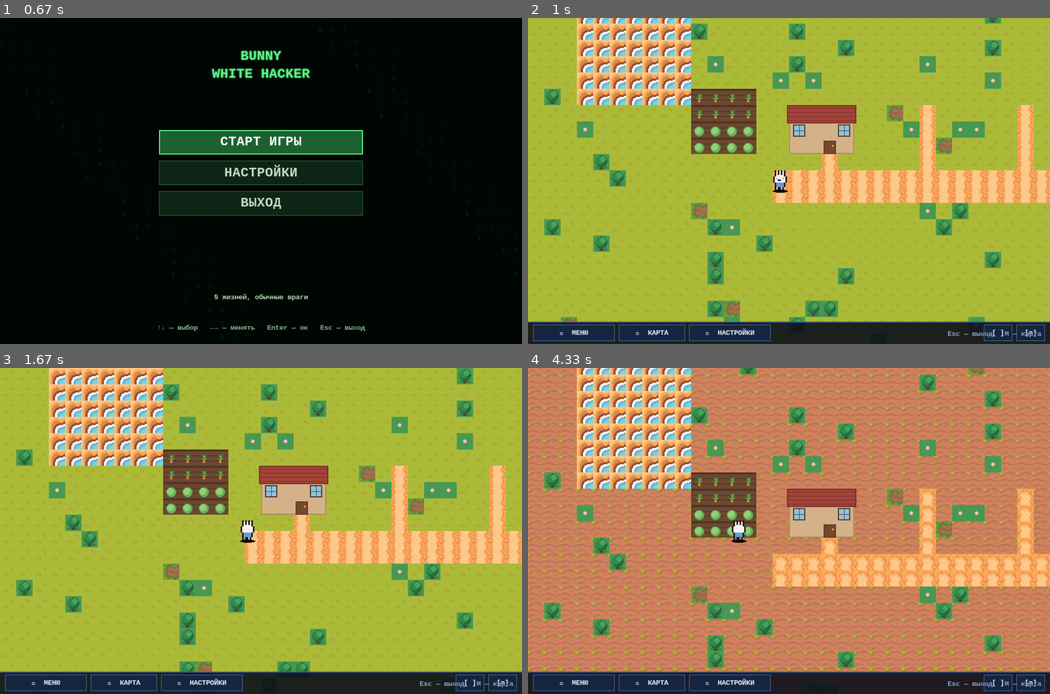
Above: before the commit, frames 1-4 (two rows, left to right).
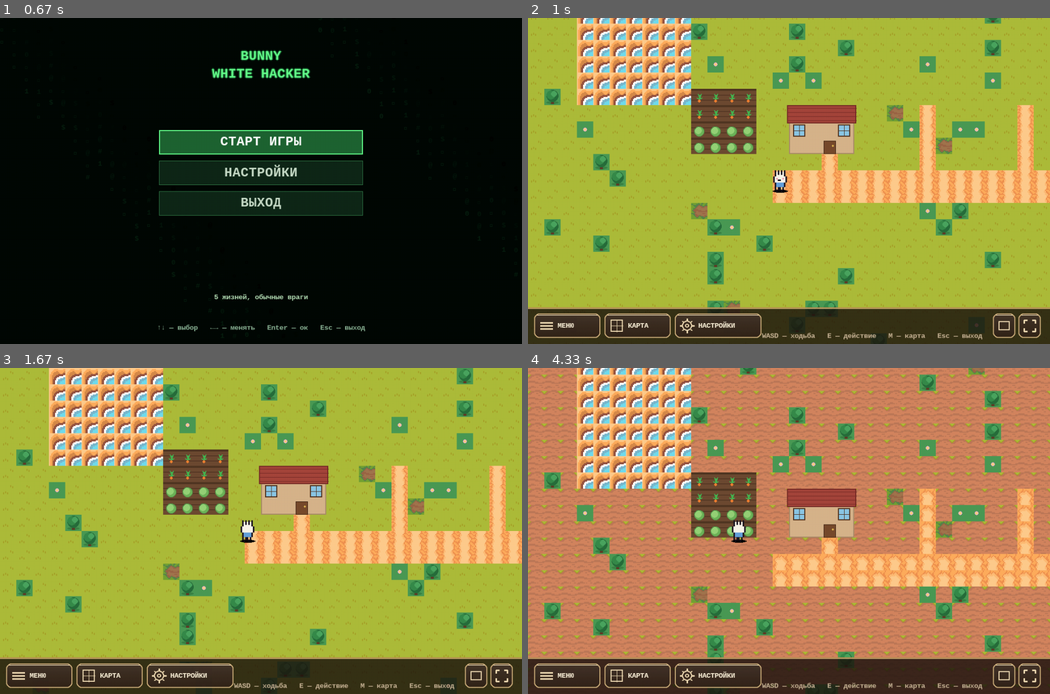
Above: after the commit, the same moments.

Repository: Folombas/PyGame2026
Game: pygame game, started from PyPixelTD/main.py
Two runs of this game, one before a commit and one after it. Both use one fixed random seed, a clock stepped at 60 frames per second and the inputs below.
Inputs (mouse positions are in pixels of both pictures, inside the frame that each line leads up to):
- Up to frame 1 (0.67 s): tap Enter at 0.33 s
- Up to frame 2 (1 s): tap Space at 0.67 s
- Up to frame 3 (1.67 s): type "ann" at 1 s; tap Enter at 1.33 s; hold Up from 1.55 s (still down); move the mouse to (313, 602) at 1.58 s
- Up to frame 4 (4.33 s): tap T at 1.7, 3.32 s; release Up at 2.02 s; hold Right 2.1-2.57 s; hold Left 2.6-3.13 s; hold Down 3.17-3.47 s; hold Left 3.5-3.9 s; hold Up 3.93-4.3 s

Frame 1 is identical in both runs. In frame 2, 8.9% of the frame differs, in the area x 0-100%, y 88-100%; in frame 3, 8.9%; in frame 4, 11%.

Commit message:
Redesign in-game bottom bar: Stardew-style rounded buttons with icons

Diff:
--- a/PyPixelTD/main.py
+++ b/PyPixelTD/main.py
@@ -157,60 +157,172 @@
     return False
 
 
-# =============== ИГРОВАЯ ПАНЕЛЬ ===============
-INGAME_BAR_H = 44
+# =============== ИГРОВАЯ ПАНЕЛЬ (Stardew-style) ===============
+INGAME_BAR_H = 72       # высота панели
+PAD = 12                # отступ от краёв
+
 
 def get_ingame_bar_buttons():
-    """Возвращает список (label, id, rect)."""
+    """Возвращает список (label, id, rect) для главных кнопок."""
     labels = [
-        ("☰  МЕНЮ", "menu"),
-        ("🗺  КАРТА", "map"),
-        ("⚙  НАСТРОЙКИ", "settings"),
+        ("МЕНЮ", "menu", 130),
+        ("КАРТА", "map", 130),
+        ("НАСТРОЙКИ", "settings", 170),
     ]
     rects = []
-    x = 10
-    for label, bid in labels:
-        w = 160 if bid != "map" else 130
-        rects.append((label, bid, pygame.Rect(x, HEIGHT - INGAME_BAR_H + 6, w, INGAME_BAR_H - 12)))
+    x = PAD
+    for label, bid, w in labels:
+        rects.append((label, bid, pygame.Rect(x, HEIGHT - INGAME_BAR_H + 12, w, INGAME_BAR_H - 24)))
         x += w + 8
-    # Две кнопки справа — ASCII иконки для надёжности
-    rects.append(("[ ]", "window_mode",
-                  pygame.Rect(WIDTH - 130, HEIGHT - INGAME_BAR_H + 6, 56, INGAME_BAR_H - 12)))
-    rects.append(("[=]", "fullscreen",
-                  pygame.Rect(WIDTH - 66, HEIGHT - INGAME_BAR_H + 6, 56, INGAME_BAR_H - 12)))
     return rects
 
 
+def get_ingame_bar_icons():
+    """Правые кнопки — оконный/полный экран."""
+    y = HEIGHT - INGAME_BAR_H + 12
+    h = INGAME_BAR_H - 24
+    return [
+        ("window", "window_mode", pygame.Rect(WIDTH - PAD - 100, y, 44, h)),
+        ("full", "fullscreen", pygame.Rect(WIDTH - PAD - 50, y, 44, h)),
+    ]
+
+
+def draw_rounded_panel(surface, rect, color, radius=12, alpha=200):
+    """Полупрозрачная скруглённая панель."""
+    surf = pygame.Surface((rect.w, rect.h), pygame.SRCALPHA)
+    pygame.draw.rect(surf, (*color, alpha), (0, 0, rect.w, rect.h), border_radius=radius)
+    surface.blit(surf, (rect.x, rect.y))
+
+
+def draw_rounded_button(surface, rect, hovered=False, active=False, base_color=(70, 55, 45)):
+    """Скруглённая кнопка с градиентом и рамкой."""
+    r = 10
+    # Фон
+    if active:
+        top = tuple(min(255, c + 30) for c in base_color)
+        bot = tuple(max(0, c - 10) for c in base_color)
+    elif hovered:
+        top = tuple(min(255, c + 40) for c in base_color)
+        bot = tuple(min(255, c + 10) for c in base_color)
+    else:
+        top = base_color
+        bot = tuple(max(0, c - 20) for c in base_color)
+    # Градиент
+    btn = pygame.Surface((rect.w, rect.h), pygame.SRCALPHA)
+    for i in range(rect.h):
+        t = i / rect.h
+        col = tuple(int(top[j] * (1 - t) + bot[j] * t) for j in range(3))
+        pygame.draw.rect(btn, (*col, 230), (0, i, rect.w, 1))
+    # Маска скругления — рисуем поверх прозрачным
+    mask = pygame.Surface((rect.w, rect.h), pygame.SRCALPHA)
+    pygame.draw.rect(mask, (255, 255, 255, 255), (0, 0, rect.w, rect.h), border_radius=r)
+    btn.blit(mask, (0, 0), special_flags=pygame.BLEND_RGBA_MIN)
+    surface.blit(btn, (rect.x, rect.y))
+    # Рамка
+    pygame.draw.rect(surface, (200, 170, 120), rect, 2, border_radius=r)
+    # Верхний блик
+    pygame.draw.line(surface, (255, 240, 200),
+                     (rect.x + 6, rect.y + 3), (rect.right - 6, rect.y + 3), 1)
+
+
+def draw_icon_menu(surface, cx, cy, color):
+    """Иконка меню — три линии."""
+    for dy in (-6, 0, 6):
+        pygame.draw.line(surface, color, (cx - 12, cy + dy), (cx + 12, cy + dy), 3)
+
+
+def draw_icon_map(surface, cx, cy, color):
+    """Иконка карты — квадрат с сеткой."""
+    pygame.draw.rect(surface, color, (cx - 12, cy - 12, 24, 24), 2)
+    pygame.draw.line(surface, color, (cx, cy - 12), (cx, cy + 12), 1)
+    pygame.draw.line(surface, color, (cx - 12, cy), (cx + 12, cy), 1)
+
+
+def draw_icon_settings(surface, cx, cy, color):
+    """Иконка настроек — шестерёнка (упрощённая)."""
+    pygame.draw.circle(surface, color, (cx, cy), 10, 2)
+    pygame.draw.circle(surface, color, (cx, cy), 4, 2)
+    for ang in range(0, 360, 45):
+        import math
+        r1 = math.radians(ang)
+        x1 = cx + int(math.cos(r1) * 10)
+        y1 = cy + int(math.sin(r1) * 10)
+        x2 = cx + int(math.cos(r1) * 14)
+        y2 = cy + int(math.sin(r1) * 14)
+        pygame.draw.line(surface, color, (x1, y1), (x2, y2), 3)
+
+
+def draw_icon_window(surface, cx, cy, color):
+    """Иконка оконного режима."""
+    pygame.draw.rect(surface, color, (cx - 11, cy - 9, 22, 18), 2)
+
+
+def draw_icon_fullscreen(surface, cx, cy, color):
+    """Иконка полного экрана — уголки."""
+    s = 11
+    # 4 уголка
+    pygame.draw.line(surface, color, (cx - s, cy - s), (cx - s + 6, cy - s), 3)
+    pygame.draw.line(surface, color, (cx - s, cy - s), (cx - s, cy - s + 6), 3)
+    pygame.draw.line(surface, color, (cx + s, cy - s), (cx + s - 6, cy - s), 3)
+    pygame.draw.line(surface, color, (cx + s, cy - s), (cx + s, cy - s + 6), 3)
+    pygame.draw.line(surface, color, (cx - s, cy + s), (cx - s + 6, cy + s), 3)
+    pygame.draw.line(surface, color, (cx - s, cy + s), (cx - s, cy + s - 6), 3)
+    pygame.draw.line(surface, color, (cx + s, cy + s), (cx + s - 6, cy + s), 3)
+    pygame.draw.line(surface, color, (cx + s, cy + s), (cx + s, cy + s - 6), 3)
+
+
 def draw_ingame_bar(screen, font_small, cursor):
-    """Нижняя панель в игре."""
+    """Нижняя панель в стиле Stardew Valley."""
+    # === Подложка — полупрозрачная тёмная, скругление сверху ===
     bar = pygame.Rect(0, HEIGHT - INGAME_BAR_H, WIDTH, INGAME_BAR_H)
-    # полупрозрачный фон
     surf = pygame.Surface((WIDTH, INGAME_BAR_H), pygame.SRCALPHA)
-    surf.fill((15, 18, 30, 230))
+    surf.fill((30, 20, 15, 210))
+    # Верхняя золотая линия
+    pygame.draw.line(surf, (180, 140, 80, 255), (0, 0), (WIDTH, 0), 3)
+    pygame.draw.line(surf, (240, 210, 150, 200), (0, 2), (WIDTH, 2), 1)
     screen.blit(surf, (0, HEIGHT - INGAME_BAR_H))
-    pygame.draw.line(screen, (60, 90, 140), (0, bar.y), (WIDTH, bar.y), 2)
 
     mx, my = cursor
+
+    # === Левая группа — главные кнопки ===
     for label, bid, r in get_ingame_bar_buttons():
         hover = r.collidepoint(mx, my)
-        # фон
-        if hover:
-            pygame.draw.rect(screen, (40, 80, 130), r)
-        else:
-            pygame.draw.rect(screen, (25, 40, 65), r)
-        pygame.draw.rect(screen, (80, 120, 180), r, 1)
-        t = font_small.render(label, True, (230, 240, 255))
-        screen.blit(t, (r.centerx - t.get_width() // 2,
-                        r.centery - t.get_height() // 2))
-
-    # Подсказка справа
-    hint = font_small.render("Esc — выход   M — карта", True, (140, 160, 190))
-    screen.blit(hint, (WIDTH - hint.get_width() - 16, HEIGHT - INGAME_BAR_H + 16))
+        draw_rounded_button(screen, r, hovered=hover)
+
+        # Иконка + текст
+        cy_icon = r.centery
+        cx_icon = r.x + 24
+        if bid == "menu":
+            draw_icon_menu(screen, cx_icon, cy_icon, (240, 220, 180))
+        elif bid == "map":
+            draw_icon_map(screen, cx_icon, cy_icon, (240, 220, 180))
+        elif bid == "settings":
+            draw_icon_settings(screen, cx_icon, cy_icon, (240, 220, 180))
+
+        txt = font_small.render(label, True, (255, 245, 220))
+        screen.blit(txt, (cx_icon + 22, r.centery - txt.get_height() // 2))
+
+    # === Правая группа — оконный/полный режим ===
+    for icon, bid, r in get_ingame_bar_icons():
+        hover = r.collidepoint(mx, my)
+        draw_rounded_button(screen, r, hovered=hover)
+        if bid == "window_mode":
+            draw_icon_window(screen, r.centerx, r.centery, (240, 220, 180))
+        elif bid == "fullscreen":
+            draw_icon_fullscreen(screen, r.centerx, r.centery, (240, 220, 180))
+
+    # === Подсказка ===
+    hint = font_small.render("WASD — ходьба   E — действие   M — карта   Esc — выход",
+                              True, (200, 180, 150))
+    screen.blit(hint, (WIDTH - hint.get_width() - PAD - 120, HEIGHT - INGAME_BAR_H + 48))
 
 
 def handle_ingame_bar_click(mx, my):
-    """Возвращает 'menu' / 'map' / 'settings' / None."""
+    """Возвращает 'menu'/'map'/'settings'/'window_mode'/'fullscreen'/None."""
     for label, bid, r in get_ingame_bar_buttons():
+        if r.collidepoint(mx, my):
+            return bid
+    for icon, bid, r in get_ingame_bar_icons():
         if r.collidepoint(mx, my):
             return bid
     return None
